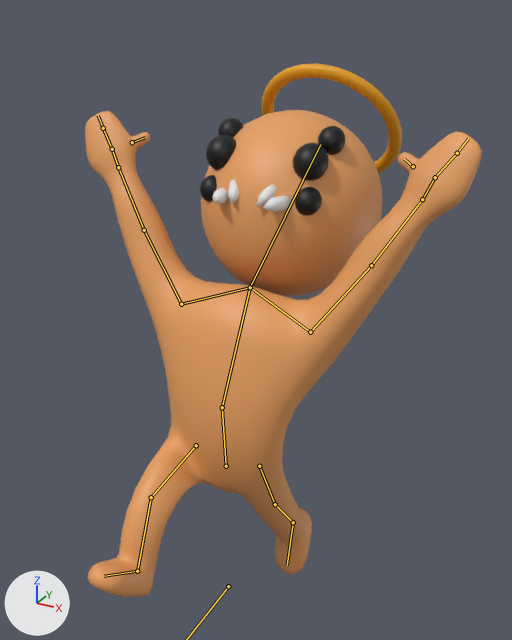
The Blender file Content/Models/Humanoid.blend, before and after one commit.
Both versions are drawn from a 50 mm camera at (1.43, -3.38, 3.14) aimed at (-0.02, -0.74, 1.82). Arrows for +X, +Y and +Z are at lower left; the lights stay in place. Both versions are drawn at frame 4 of the action 'Battle3'; the numbers are the values there. The bones that bend it are drawn over the model as lines.

Objects in the first picture: 'Body', 'Eyes', 'Halo', 'Head', 'Teeth'.
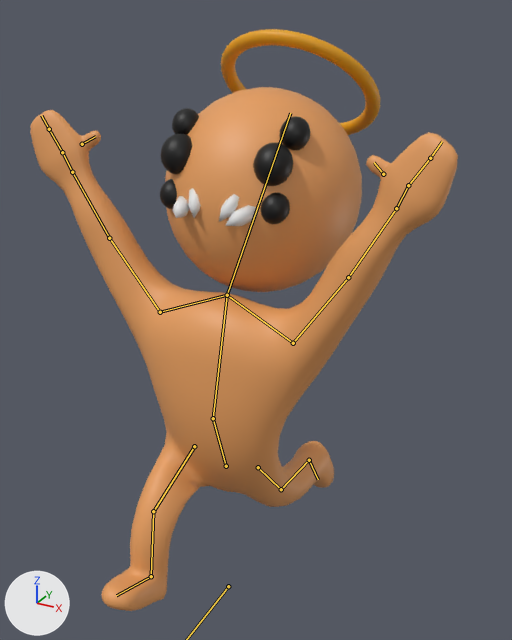
What the commit changed:
Bone 'LowerSpine' (bone_lowerspine) turns from (4, 0, 0) to (18, 0, 0) degrees about its own x, y and z.
Bone 'LowerLeg_L' (bone_lowerleg_l) turns from (0, 0, -12) to (0, 0, -44) degrees about its own x, y and z.

Location of each change, [x1, y1, x2, y2] in pixels of the pictures (512 x 640 px):
'Body', posed (8% wider)
    before: [85, 111, 482, 597]
    after: [30, 110, 458, 611]
'Head', posed (9% wider, 10% taller)
    before: [201, 110, 382, 296]
    after: [165, 87, 362, 292]
'Eyes', posed (18% taller)
    before: [200, 118, 345, 216]
    after: [160, 108, 310, 224]
'Halo', posed (13% wider)
    before: [261, 64, 402, 174]
    after: [221, 29, 380, 135]
'Teeth', posed (7% wider, 11% taller)
    before: [212, 179, 292, 213]
    after: [172, 188, 258, 226]
bone 'LowerSpine', root to tip
    before: (226, 466) to (222, 407)
    after: (226, 466) to (213, 418)
bone 'LowerLeg_L', root to tip
    before: (275, 504) to (293, 522)
    after: (281, 489) to (309, 460)
